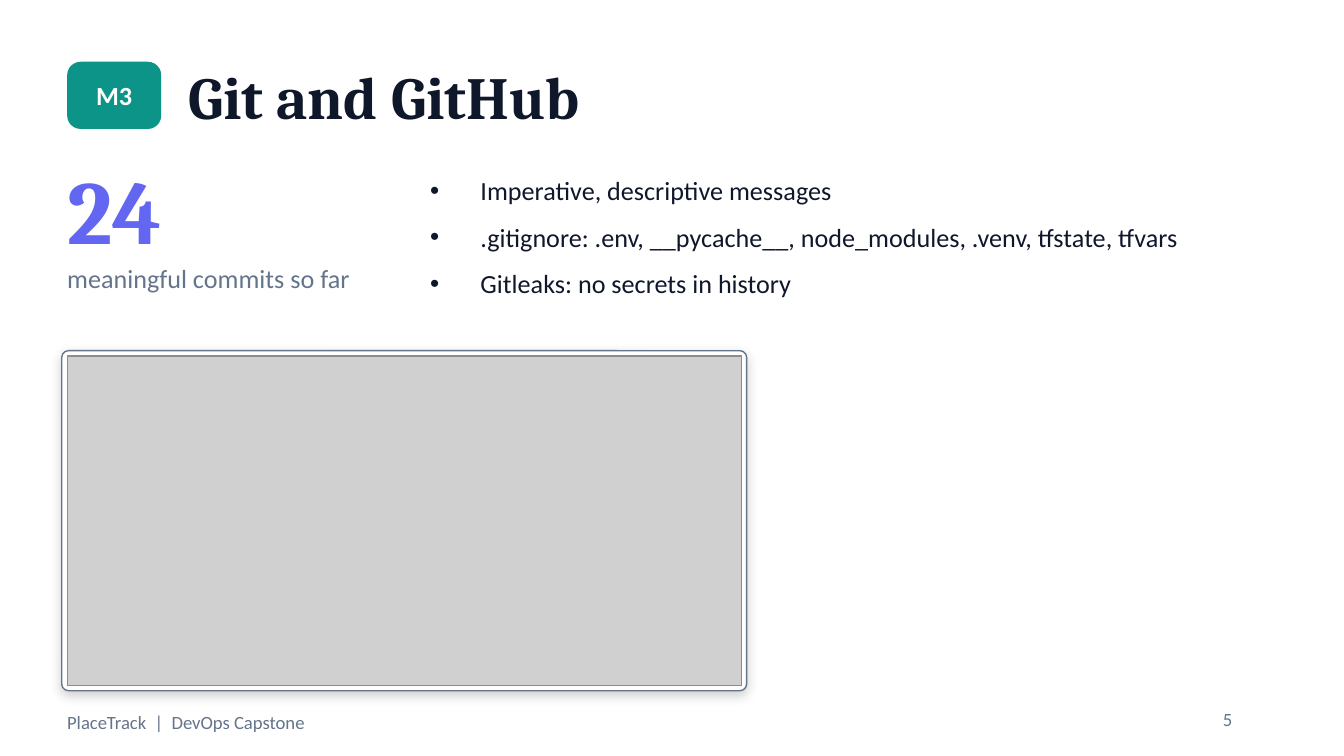
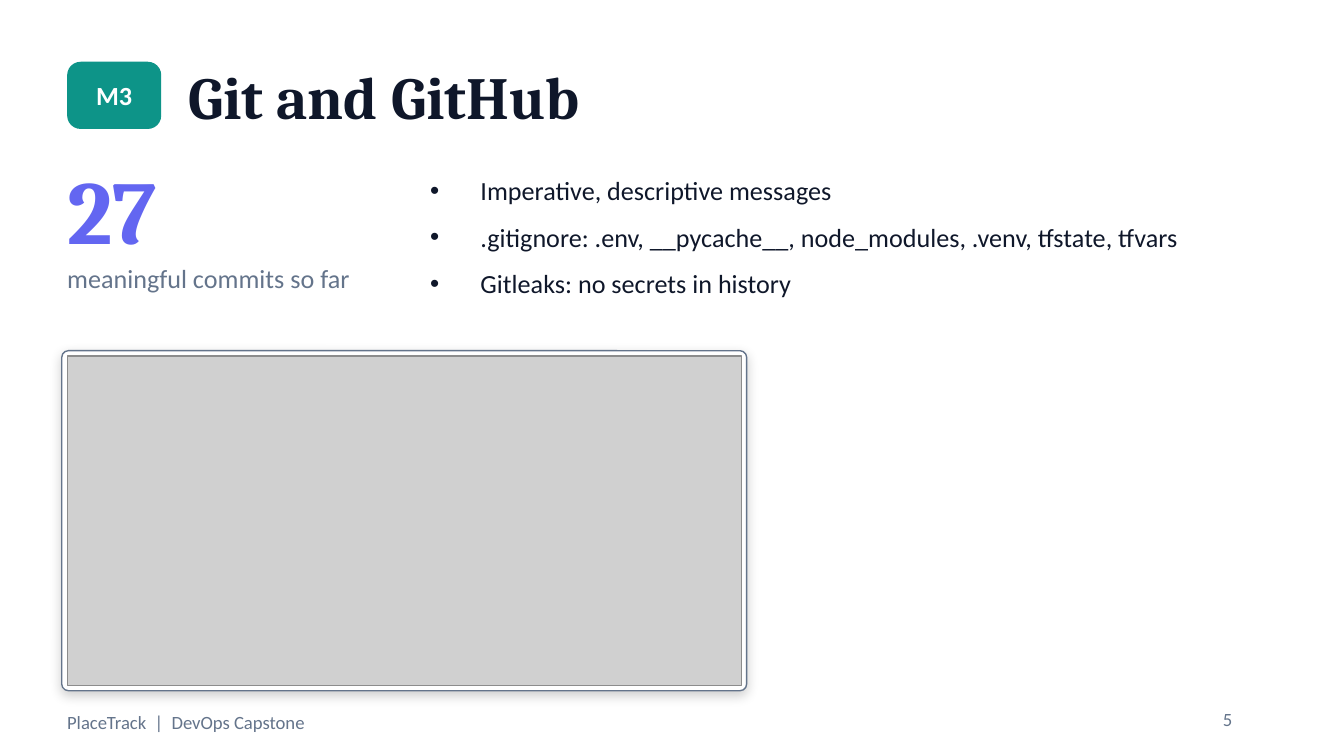
Before and after one commit to Raghavendra1729-cell/placetrack-devops-capstone, a slide deck: slide 5 of docs/PlaceTrack-Capstone.pptx. Drawn at 1344x756 pixels with LibreOffice and Linux fonts; fonts in the diff are those of the drawing; grey boxes stand for pictures. Boxes give left, top, right and bottom in pixels: in the first picture for what was removed or moved away, otherwise in the second. Text is boxed around its words. In the diff, an @@ line names an element or a change of style, - is before the commit and + after.

```diff
--- a/docs/PlaceTrack-Capstone.pptx
+++ b/docs/PlaceTrack-Capstone.pptx
@@ text at <box>67,183,157,245</box>: text changed @@
-24
+27
```
Also in this commit, not shown: 1 other slide changed, 1 slide added, 2 other files.
